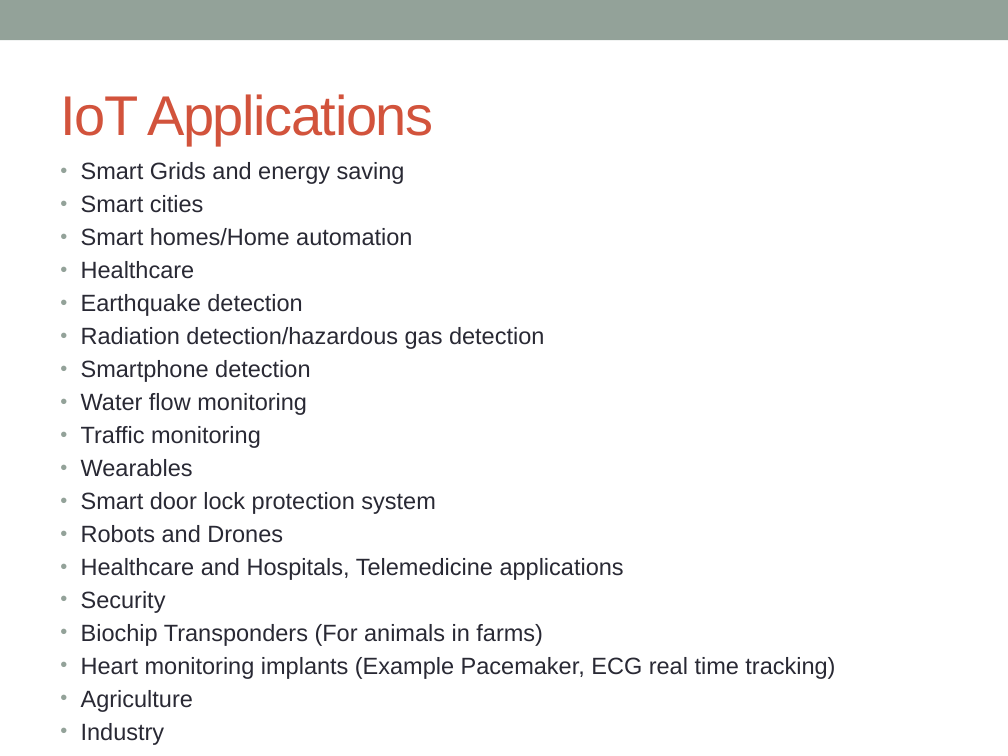
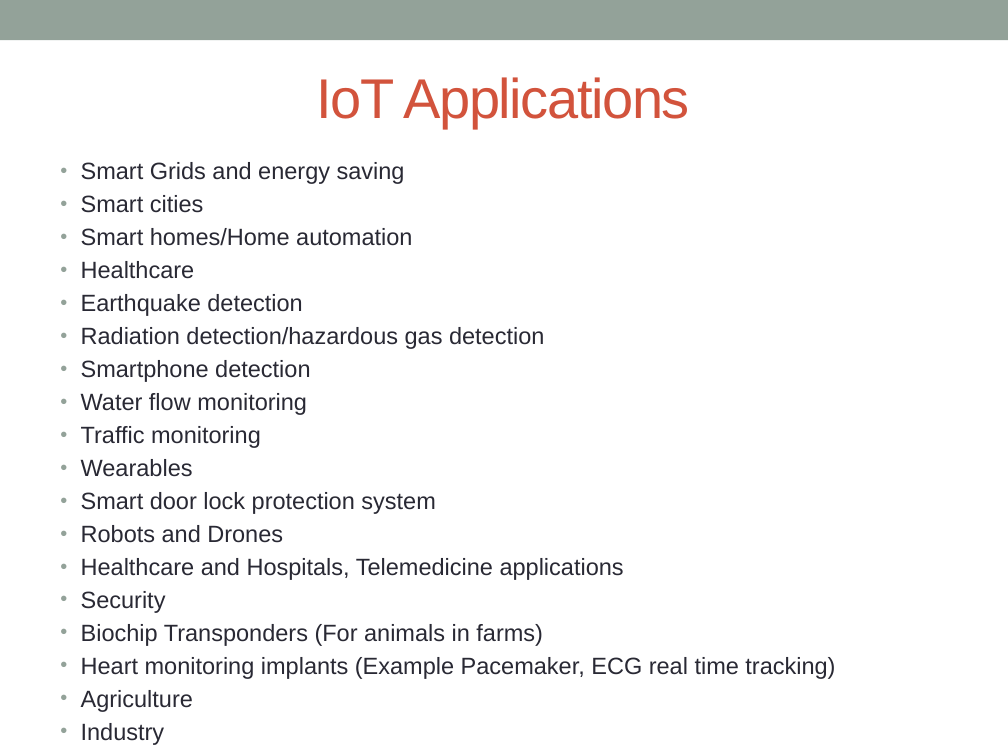
Before and after one commit to shivsalunke0503/iotworkshop, a slide deck: slide 13 of IoT.pptx (slide 12 before the commit). Drawn at 1008x756 pixels with LibreOffice and Linux fonts; fonts in the diff are those of the drawing. Boxes give left, top, right and bottom in pixels: in the first picture for what was removed or moved away, otherwise in the second. Text is boxed around its words. In the diff, an @@ line names an element or a change of style, - is before the commit and + after.

```diff
--- a/IoT.pptx
+++ b/IoT.pptx
@@ title "IoT Applications": place and size @@
-title "IoT Applications" at <box>60,94,433,145</box>
+title "IoT Applications" at <box>317,77,689,128</box>
```
Also in this commit, not shown: 12 other slides changed, 1 slide added.
